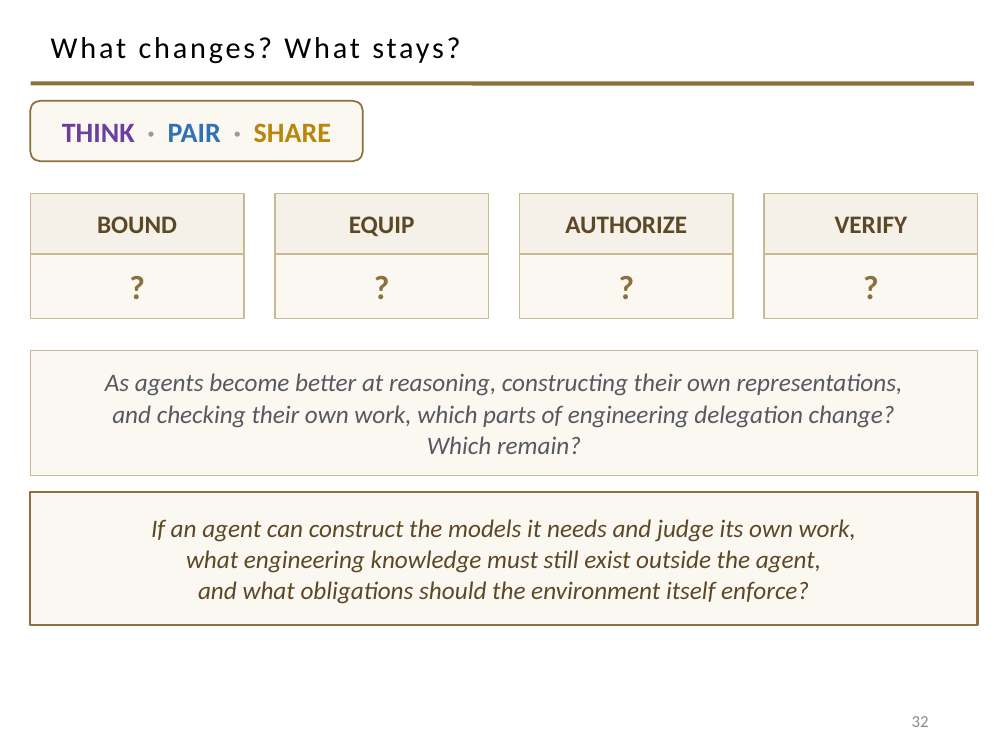
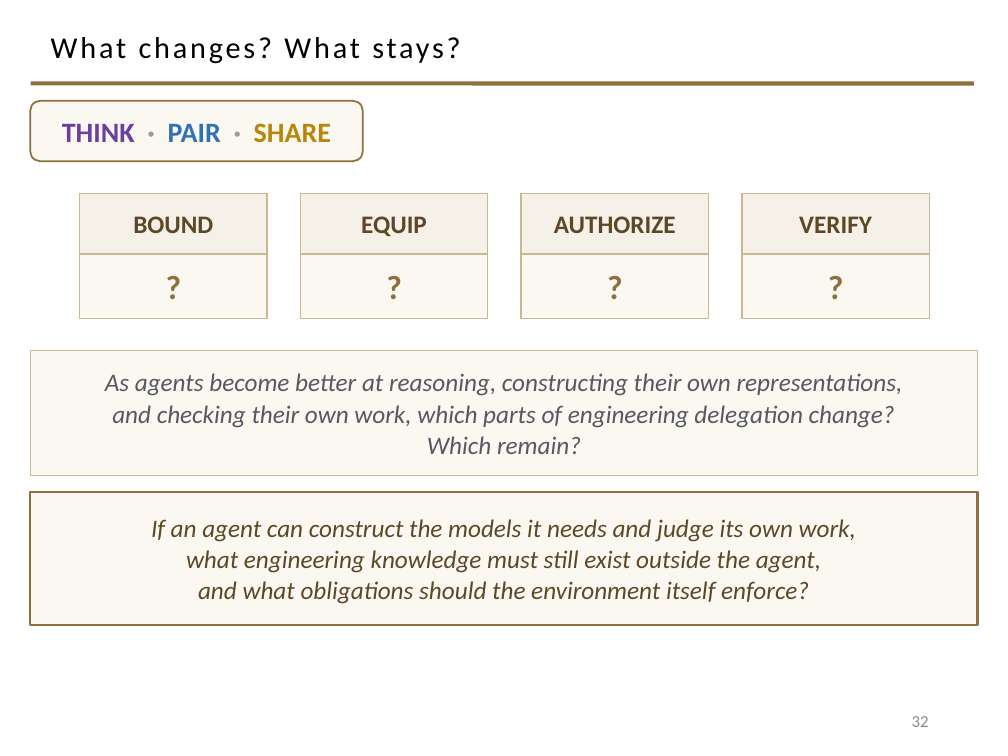
Before and after one commit to davisjam/model-based-agentic-software-engineering, a slide deck: slide 32 of course/lectures/act-2-delegation-and-control/01-delegation/2-1-Agents.pptx. Drawn at 1008x756 pixels with LibreOffice and Linux fonts; fonts in the diff are those of the drawing; background and template pictures are left out. Boxes give left, top, right and bottom in pixels: in the first picture for what was removed or moved away, otherwise in the second. Text is boxed around its words. In the diff, an @@ line names an element or a change of style, - is before the commit and + after.

```diff
--- a/course/lectures/act-2-delegation-and-control/01-delegation/2-1-Agents.pptx
+++ b/course/lectures/act-2-delegation-and-control/01-delegation/2-1-Agents.pptx
@@ rectangle "BOUND": place and size @@
-rectangle "BOUND" at [30,194,244,254]
+rectangle "BOUND" at [80,194,267,254]
@@ rectangle "EQUIP": place and size @@
-rectangle "EQUIP" at [275,194,489,254]
+rectangle "EQUIP" at [300,194,488,254]
@@ rectangle "AUTHORIZE": place and size @@
-rectangle "AUTHORIZE" at [519,194,733,254]
+rectangle "AUTHORIZE" at [521,194,709,254]
@@ rectangle "VERIFY": place and size @@
-rectangle "VERIFY" at [764,194,978,254]
+rectangle "VERIFY" at [742,194,929,254]
@@ rectangle "?": place and size @@
-rectangle "?" at [30,254,244,319]
+rectangle "?" at [80,254,267,319]
@@ rectangle "?": place and size @@
-rectangle "?" at [275,254,489,319]
+rectangle "?" at [300,254,488,319]
@@ rectangle "?": place and size @@
-rectangle "?" at [519,254,733,319]
+rectangle "?" at [521,254,709,319]
@@ rectangle "?": place and size @@
-rectangle "?" at [764,254,978,319]
+rectangle "?" at [742,254,929,319]
```
Also in this commit, not shown: 14 other slides changed.
